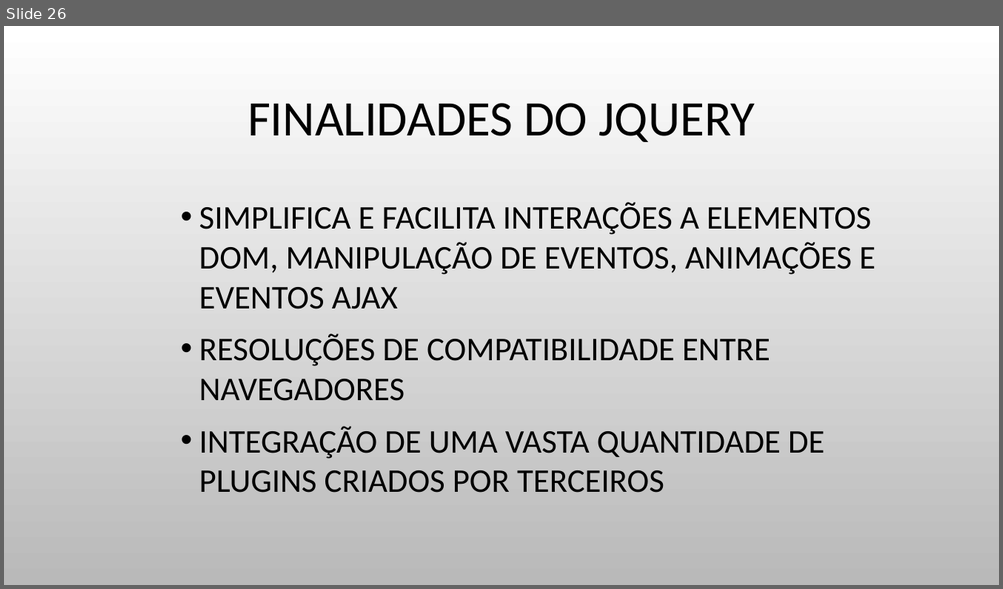
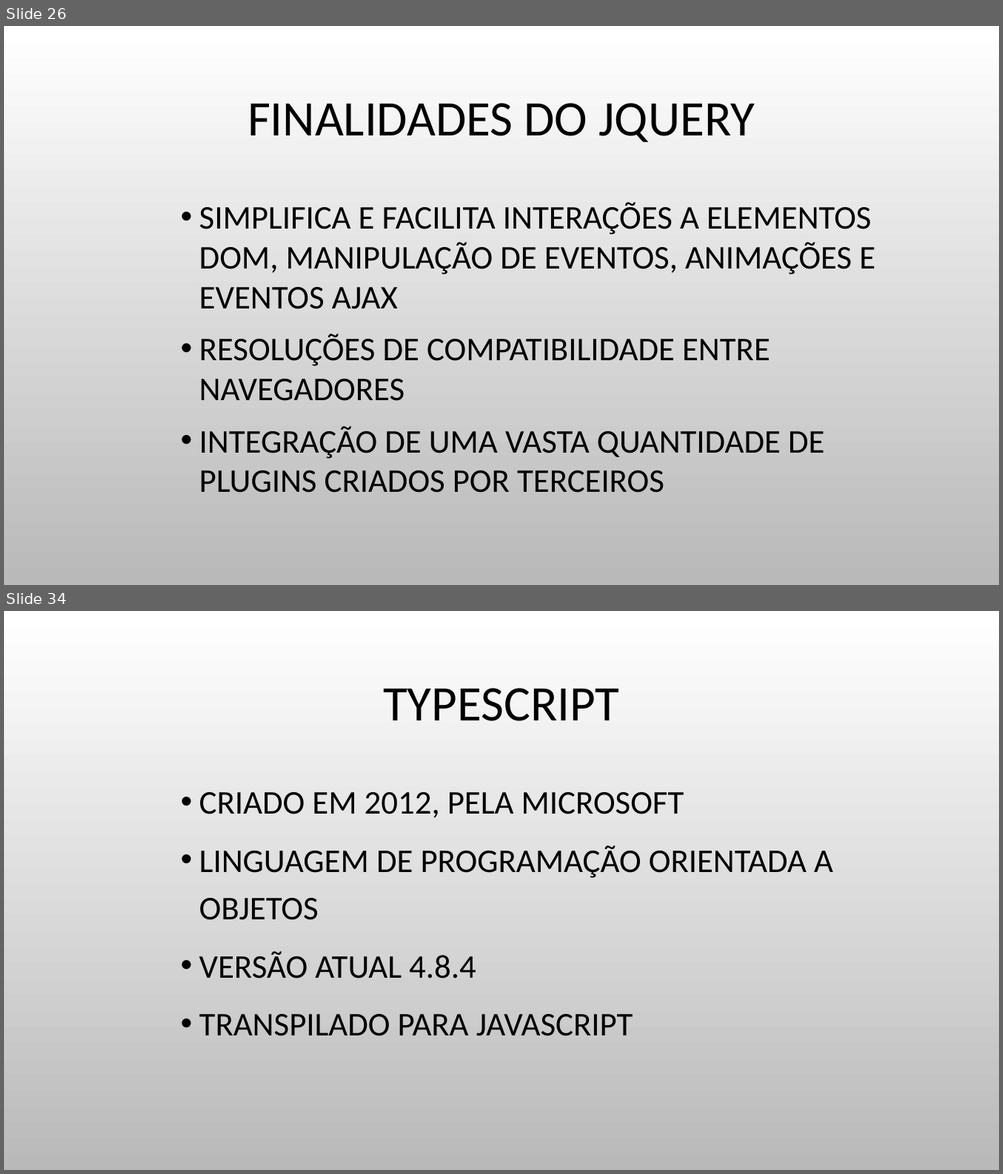
Before and after one commit to JulioCR-Oliveira/Trabalho-Topicos-Especiais, a slide deck: Arquivos/INTRODUÇÃO A FRONT-END.pptx. Shown one above the other, each under a label of ours: slide 26 before the commit, slides 26 and 34 after it; the slides between them are not shown. The pictures are 1003x589 and 1003x1174 pixels, drawn with LibreOffice and Linux fonts; fonts in the diff are those of the drawing; background and template pictures are left out. Boxes give left, top, right and bottom in pixels: in the first picture for what was removed or moved away, otherwise in the second. Text is boxed around its words. In the diff, an @@ line names an element or a change of style, - is before the commit and + after.

```diff
--- a/Arquivos/INTRODUÇÃO A FRONT-END.pptx
+++ b/Arquivos/INTRODUÇÃO A FRONT-END.pptx
@@ slide 34 added at (4,611,999,1170), background picture (left out) @@
@@ title added at (383,688,619,721), 48 pt, text #000000 @@
+TYPESCRIPT
@@ text added at (199,792,833,1037), 32 pt, text #000000 @@
+• CRIADO EM 2012, PELA MICROSOFT
+• LINGUAGEM DE PROGRAMAÇÃO ORIENTADA A OBJETOS
+• VERSÃO ATUAL 4.8.4
+• TRANSPILADO PARA JAVASCRIPT
```
Also in this commit, not shown: 11 other slides added, 5 other files.
